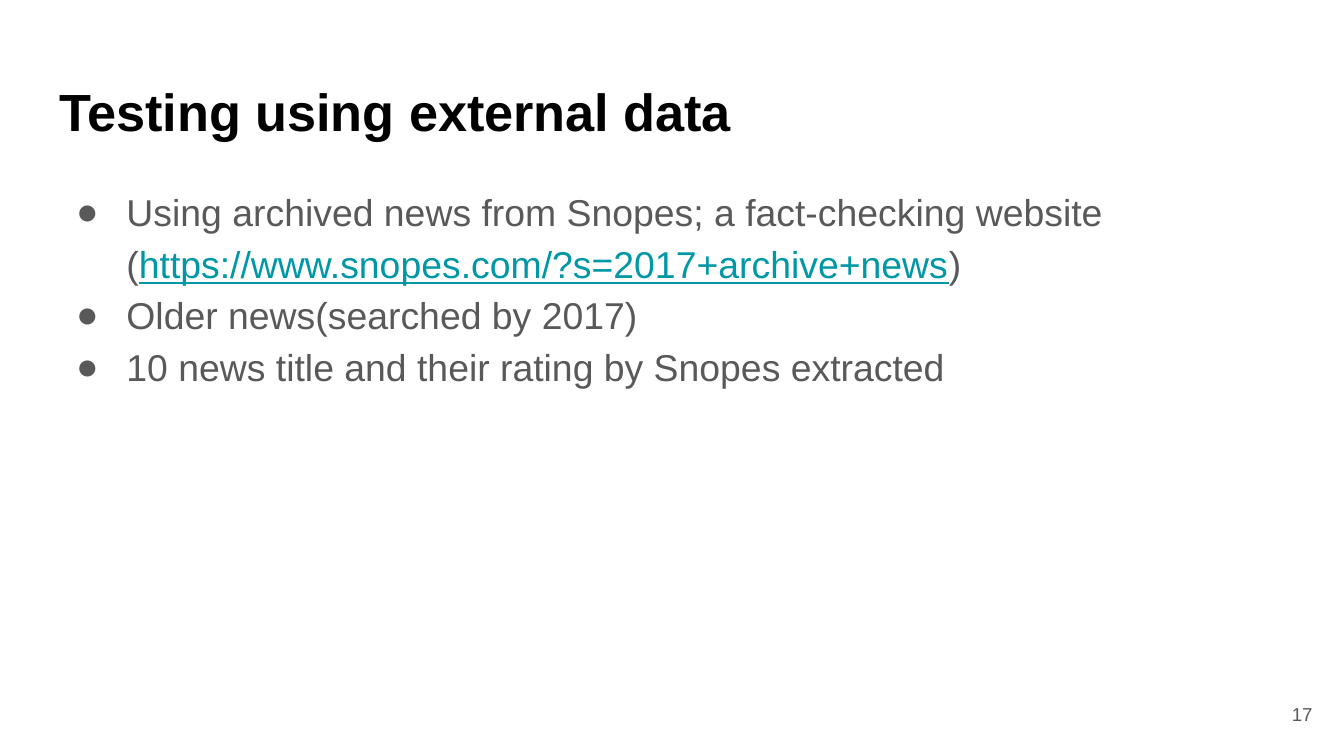
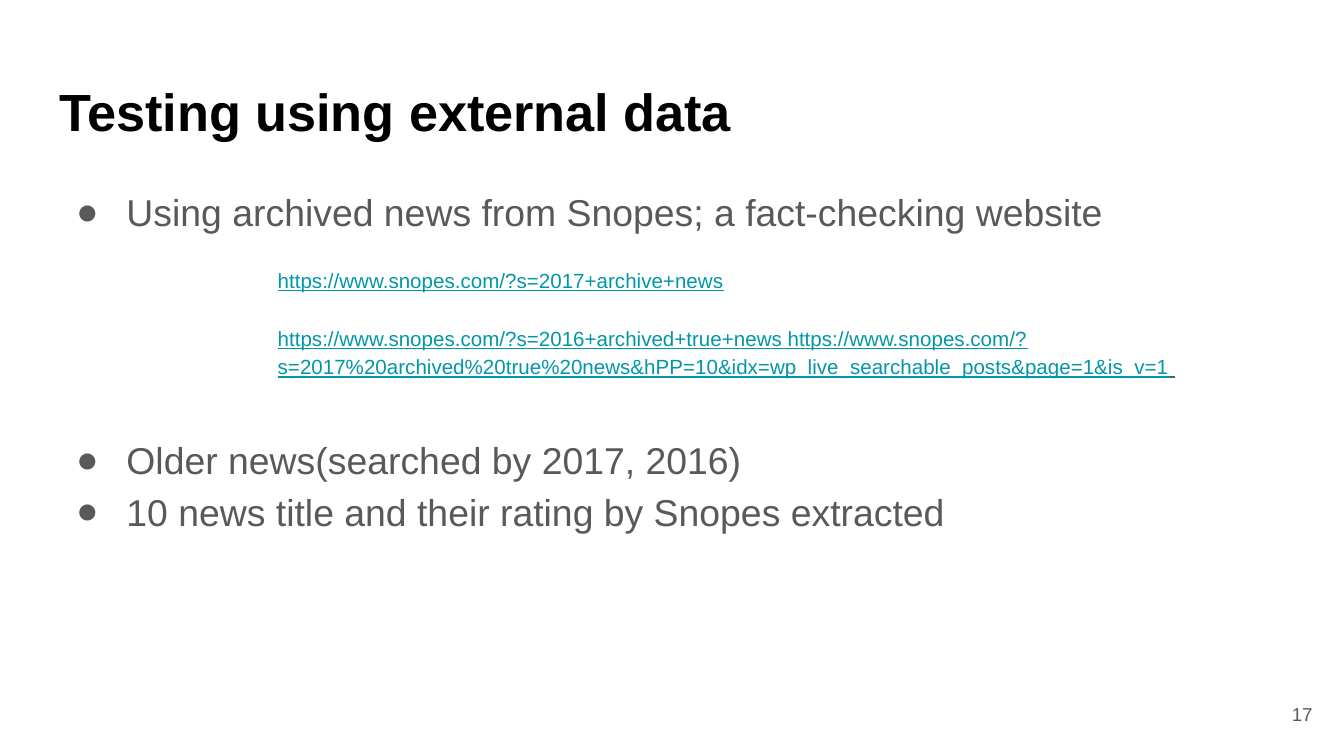
Before and after one commit to mgayalew/SpringBoard, a slide deck: slide 17 of Capstone project_2/Capstone project-2 final presentation.pptx. Drawn at 1344x756 pixels with LibreOffice and Linux fonts; fonts in the diff are those of the drawing. Boxes give left, top, right and bottom in pixels: in the first picture for what was removed or moved away, otherwise in the second. Text is boxed around its words. In the diff, an @@ line names an element or a change of style, - is before the commit and + after.

```diff
--- a/Capstone project_2/Capstone project-2 final presentation.pptx
+++ b/Capstone project_2/Capstone project-2 final presentation.pptx
@@ text at <box>126,199,1168,482</box>: text changed; size 20 to 11 pt; text colour #595959 to #0097A7 @@
-● Using archived news from Snopes; a fact-checking website (https://www.snopes.com/?s=2017+archive+news)
-● Older news(searched by 2017)
+● Using archived news from Snopes; a fact-checking website
+      https://www.snopes.com/?s=2017+archive+news
+      https://www.snopes.com/?s=2016+archived+true+news https://www.snopes.com/?s=2017%20archived%20true%20news&hPP=10&idx=wp_live_searchable_posts&page=1&is_v=1
+● Older news(searched by 2017, 2016)
```
Also in this commit, not shown: 7 other slides changed, 1 slide added.
